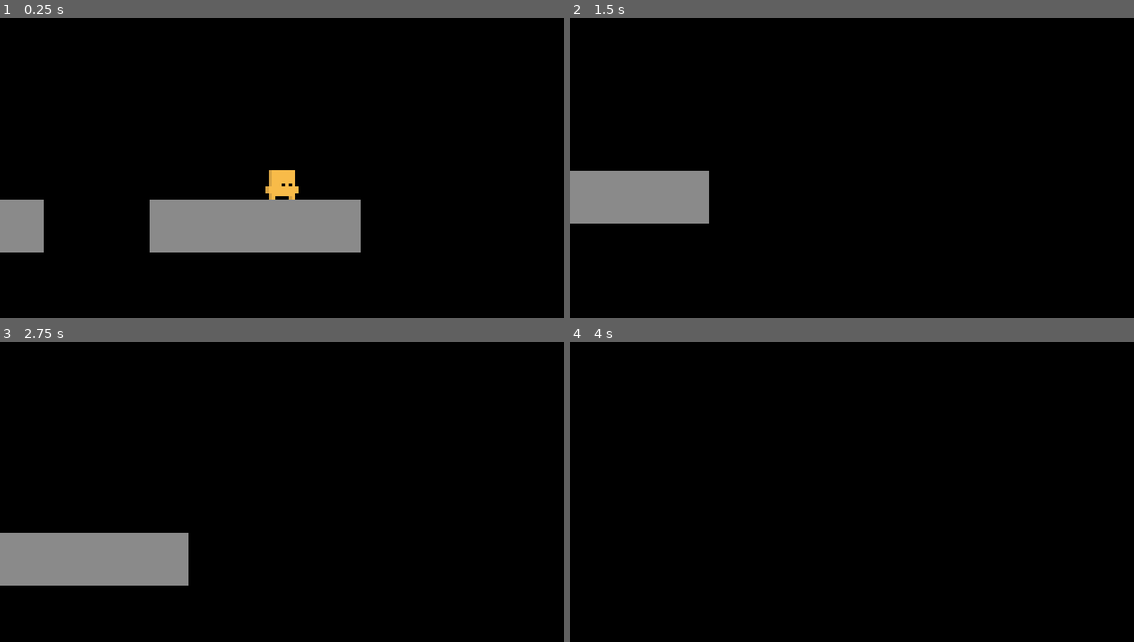
Above: before the commit, frames 1-4 (two rows, left to right).
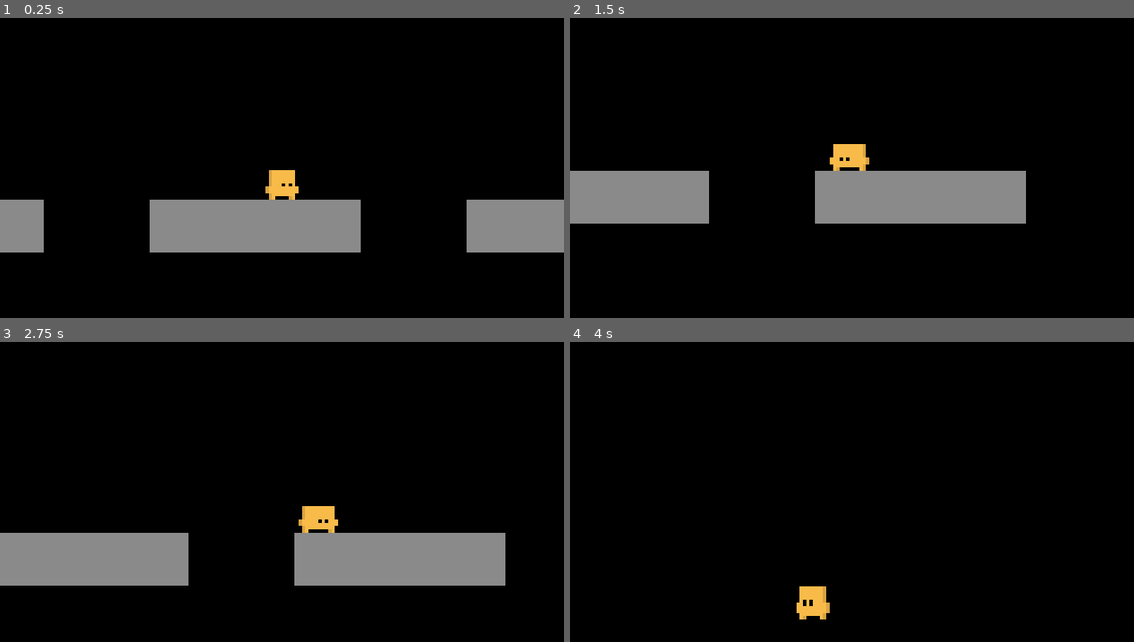
Above: after the commit, the same moments.

Repository: Nhoque3786/cubicalprototype
Game: Godot game, scene res://Levels/Testing Grounds/Platforms.tscn
Same seed, same stepped clock (60 frames per second), same inputs: the game is played once before the commit and once after it. This scene is started directly instead of the project's main scene.
Inputs:
- Up to frame 1 (0.25 s): no input
- Up to frame 2 (1.5 s): tap Enter at 0.5 s; hold D (move_right) 0.53-1.28 s; tap Space (jump) at 0.6, 0.77, 1.07 s; hold A (move_left) from 1.28 s (still down); tap K (cam_down) at 1.35 s
- Up to frame 3 (2.75 s): tap Space (jump) at 1.52, 1.55, 1.82, 2.3 s; release A (move_left) at 2.03 s; hold D (move_right) from 2.03 s (still down); tap P (cam_focus) at 2.1 s
- Up to frame 4 (4 s): tap J (cam_left) at 2.85 s; tap Space (jump) at 3.02, 3.05, 3.32, 3.77, 3.8 s; release D (move_right) at 3.53 s; hold A (move_left) from 3.53 s (still down); tap L (cam_right) at 3.6 s

The runs differ from the first frame. In frame 1, 3.0% of the frame differs, in the area x 82-100%, y 60-79%; in frame 2, 7.1%, in the area x 43-81%, y 42-69%; in frame 3, 7.1%; in frame 4, 0.5%.

Commit message:
A lot of Refactoring and Optimizations, woah Optimize Hyprsnap handling, improve depth prioritization, cache frequently used queries, enhance animator efficiency, and refine logic across player and camera systems.

Diff:
--- a/Levels/Testing Grounds/Platforms.tscn
+++ b/Levels/Testing Grounds/Platforms.tscn
@@ -32,7 +32,6 @@
 environment = SubResource("Environment_18icj")
 
 [node name="Camera" parent="." unique_id=13397179 node_paths=PackedStringArray("target") instance=ExtResource("4_c6uyu")]
-transform = Transform3D(1, 0, 0, 0, 1, 0, 0, 0, 1, 0, 1, 7)
+transform = Transform3D(1, 0, 0, 0, 1, 0, 0, 0, 1, 0, 1, 11)
 target = NodePath("../Level/Cubic")
 radius = 16.0
-orthographic_size = 6.0
--- a/Things/Camera/Script/camera.gd
+++ b/Things/Camera/Script/camera.gd
@@ -24,6 +24,7 @@
 func _ready() -> void:
 	process_mode = PROCESS_MODE_ALWAYS
 	spring_arm.spring_length = radius
+	spring_arm.collision_mask = 0
 	actual_camera.projection = Camera3D.PROJECTION_ORTHOGONAL
 	actual_camera.size = orthographic_size
 
@@ -68,8 +69,7 @@
 	pan_offset = pan_offset.limit_length(pan_limit)
 
 	# If cubic moves, return the focus to him
-	var move_actions: Array[StringName] = [&"move_left", &"move_right", &"jump"]
-	if move_actions.any(Input.is_action_just_pressed):
+	if Input.is_action_just_pressed(&"move_left") or Input.is_action_just_pressed(&"move_right") or Input.is_action_just_pressed(&"jump"):
 		pan_offset = Vector3.ZERO
 
 func _update_rig_pos(delta: float) -> void:
--- a/Things/Hyprcore/Hyprsnap.gd
+++ b/Things/Hyprcore/Hyprsnap.gd
@@ -31,14 +31,15 @@
 	else:
 		# If grid fails, fall back to raycasting against any solid geometry.
 		var hits: Array[Dictionary] = []
+		var query := PhysicsRayQueryParameters3D.create(origin, origin, core.collision_mask)
+		query.exclude = [body.get_rid()]
+		query.hit_from_inside = true
 
 		for v_off in core.vertical_offsets:
 			var start: Vector3 = origin + Vector3(0, v_off, 0)
 			for dir in [1.0, -1.0]:
-				var target: Vector3 = start + depth_direction * dir * core.max_distance
-				var query: PhysicsRayQueryParameters3D = PhysicsRayQueryParameters3D.create(start, target, core.collision_mask)
-				query.exclude = [body.get_rid()]
-				query.hit_from_inside = true
+				query.from = start
+				query.to = start + depth_direction * dir * core.max_distance
 
 				var result: Dictionary = space_state.intersect_ray(query)
 				if not result.is_empty():
@@ -100,11 +101,10 @@
 	var r_v: int = int(ceil(core.max_floor_snap_height / cell_size.y)) + 2
 	var r_d: int = core.search_depth_radius
 
-	# This is the clever bit: check which grid axis (X or Z) is currently aligned
-	# with the camera's depth, and adjust our search radius to be wide or deep.
+	# Determine which grid axis (X or Z) is the depth axis.
 	var x_is_depth: bool = abs(local_depth_dir.x) > abs(local_depth_dir.z)
-	var r_x: int = r_d if x_is_depth else r_h
-	var r_z: int = r_h if x_is_depth else r_d
+	var depth_dir_sign: float = local_depth_dir.x if x_is_depth else local_depth_dir.z
+	var depth_center: int = center_cell.x if x_is_depth else center_cell.z
 
 	var best_depth_offset: float = 0.0
 	var best_score: float = INF
@@ -112,10 +112,34 @@
 	var best_depth_distance: float = INF
 	var has_candidate: bool = false
 
-	for x in range(center_cell.x - r_x, center_cell.x + r_x + 1):
+	# Build the order in which to visit depth slices, based on priority:
+	# - NEAREST:    center first, then expand outward (+1, -1, +2, -2, ...)
+	# - FRONTMOST:  start from the front and walk backward
+	# - BEHINDMOST: start from the back and walk forward (default in air)
+	var depth_order: Array[int] = []
+	if priority == Hyprcore.DepthPriority.NEAREST:
+		depth_order.append(depth_center)
+		for i in range(1, r_d + 1):
+			depth_order.append(depth_center + i)
+			depth_order.append(depth_center - i)
+	elif priority == Hyprcore.DepthPriority.FRONTMOST:
+		var front: int = depth_center + r_d if depth_dir_sign >= 0.0 else depth_center - r_d
+		var step: int  = -1             if depth_dir_sign >= 0.0 else 1
+		for i in range(2 * r_d + 1):
+			depth_order.append(front + i * step)
+	else: # BEHINDMOST
+		var back: int = depth_center - r_d if depth_dir_sign >= 0.0 else depth_center + r_d
+		var step: int = 1              if depth_dir_sign >= 0.0 else -1
+		for i in range(2 * r_d + 1):
+			depth_order.append(back + i * step)
+
+	# Scan one depth slice at a time. Break the moment we find a valid candidate.
+	for d_val in depth_order:
 		for y in range(center_cell.y - r_v, center_cell.y + 2):
-			for z in range(center_cell.z - r_z, center_cell.z + r_z + 1):
-				var cell := Vector3i(x, y, z)
+			for h in range(-r_h, r_h + 1):
+				var cell: Vector3i = Vector3i(d_val, y, center_cell.z + h) if x_is_depth \
+								else Vector3i(center_cell.x + h, y, d_val)
+
 				if active_grid.get_cell_item(cell) == GridMap.INVALID_CELL_ITEM:
 					continue
 
@@ -132,7 +156,6 @@
 
 				var depth_offset: float = local_depth_dir.dot(local_cell_center - local_origin)
 				var depth_distance: float = abs(depth_offset)
-
 				var depth_position: float = local_depth_dir.dot(local_cell_center)
 				# Score prioritizes closeness on the 2D plane (horizontal + vertical).
 				var score: float = horizontal_distance * 10.0 + floor_distance
@@ -143,6 +166,9 @@
 					best_depth_distance = depth_distance
 					best_depth_offset = depth_offset
 					has_candidate = true
+
+		if has_candidate:
+			break # Early-out: found a valid slice, no need to search further!
 
 	if not has_candidate:
 		return null
--- a/Things/Player/Internals/PlayerAnimator.gd
+++ b/Things/Player/Internals/PlayerAnimator.gd
@@ -19,6 +19,25 @@
 var _is_blinking: bool = false
 const _BLINK_DURATION: float = 0.6
 
+var _cache_initialized: bool = false
+var _has_stretch_anim: bool = false
+var _has_squish_anim: bool = false
+var _has_fall_anim: bool = false
+var _has_walk_blink_anim: bool = false
+var _has_default_blink_anim: bool = false
+
+func _ready() -> void:
+	_cache_animations()
+
+func _cache_animations() -> void:
+	if animated_sprite and animated_sprite.sprite_frames:
+		_has_stretch_anim = animated_sprite.sprite_frames.has_animation(&"stretch")
+		_has_squish_anim = animated_sprite.sprite_frames.has_animation(&"squish")
+		_has_fall_anim = animated_sprite.sprite_frames.has_animation(&"fall")
+		_has_walk_blink_anim = animated_sprite.sprite_frames.has_animation(&"walk_blink")
+		_has_default_blink_anim = animated_sprite.sprite_frames.has_animation(&"default_blink")
+		_cache_initialized = true
+
 func update_animation(
 	h_vel: float,
 	v_vel: float,
@@ -30,6 +49,9 @@
 	delta: float
 ) -> void:
 	if not animated_sprite or not animated_sprite.sprite_frames: return
+
+	if not _cache_initialized:
+		_cache_animations()
 
 	_update_blink_timer(delta)
 
@@ -67,13 +89,13 @@
 
 		# Use stretch animation only for fast falling
 		if v_vel < -stretch_velocity_threshold:
-			if animated_sprite.sprite_frames.has_animation(&"stretch"):
+			if _has_stretch_anim:
 				animated_sprite.play(&"stretch")
-			elif animated_sprite.sprite_frames.has_animation(&"squish"):
+			elif _has_squish_anim:
 				animated_sprite.play(&"squish")
 		else:
 			# Near the apex of the jump or slow movement
-			if animated_sprite.sprite_frames.has_animation(&"fall"):
+			if _has_fall_anim:
 				animated_sprite.play(&"fall")
 			else:
 				animated_sprite.play(&"default")
@@ -100,6 +122,9 @@
 			_blink_timer = randf_range(blink_interval_min, blink_interval_max)
 
 func _get_blink_variant(base_anim: StringName, blink_anim: StringName) -> StringName:
-	if _is_blinking and animated_sprite.sprite_frames.has_animation(blink_anim):
-		return blink_anim
+	if _is_blinking:
+		if blink_anim == &"walk_blink" and _has_walk_blink_anim:
+			return blink_anim
+		elif blink_anim == &"default_blink" and _has_default_blink_anim:
+			return blink_anim
 	return base_anim
--- a/Things/Player/Internals/PlayerGhost.gd
+++ b/Things/Player/Internals/PlayerGhost.gd
@@ -16,6 +16,7 @@
 # Interval between occlusion raycasts (in seconds) to limit frequency.
 @export var raycast_interval: float = 0.05
 var _time_since_last_raycast: float = 0.0
+var _ray_query: PhysicsRayQueryParameters3D
 
 func _ready() -> void:
 	player = get_parent() as Player
@@ -28,6 +29,8 @@
 		push_warning("PlayerGhost: no AnimatedSprite3D found on the player; ghost disabled.")
 		return
 	_build_ghost()
+	_ray_query = PhysicsRayQueryParameters3D.create(Vector3.ZERO, Vector3.ZERO, occluder_mask)
+	_ray_query.exclude = [player.get_rid()]
 
 func _build_ghost() -> void:
 	if source_sprite.has_node("Ghost"):
@@ -53,15 +56,16 @@
 	if ghost == null or source_sprite == null:
 		return
 
-	# Mirror Cubic's current pose.
-	ghost.animation = source_sprite.animation
-	ghost.frame = source_sprite.frame
-	ghost.flip_h = source_sprite.flip_h
-
 	_time_since_last_raycast += delta
 	if _time_since_last_raycast >= raycast_interval:
 		_time_since_last_raycast = 0.0
 		ghost.visible = _is_occluded()
+
+	# Mirror Cubic's current pose ONLY if visible.
+	if ghost.visible:
+		ghost.animation = source_sprite.animation
+		ghost.frame = source_sprite.frame
+		ghost.flip_h = source_sprite.flip_h
 
 func _is_occluded() -> bool:
 	var cam: Camera3D = null
@@ -76,7 +80,8 @@
 	var target: Vector3 = player.global_position + Vector3.UP * aim_height
 	var screen_pos: Vector2 = cam.unproject_position(target)
 	var ray_origin: Vector3 = cam.project_ray_origin(screen_pos)
-	var query := PhysicsRayQueryParameters3D.create(ray_origin, target, occluder_mask)
-	query.exclude = [player.get_rid()]
 
-	return not space_state.intersect_ray(query).is_empty()
+	_ray_query.from = ray_origin
+	_ray_query.to = target
+
+	return not space_state.intersect_ray(_ray_query).is_empty()
--- a/Things/Player/Internals/PlayerMovement.gd
+++ b/Things/Player/Internals/PlayerMovement.gd
@@ -9,11 +9,16 @@
 var jump_timer: float = 0.0
 var jump_buffer_timer: float = 0.0
 var is_preparing_jump: bool = false
+var _cached_h_dir: Vector3 = Vector3.ZERO
 
 func _ready() -> void:
 	player = get_parent() as Player
+	update_cached_directions()
 
-func get_screen_horizontal_dir() -> Vector3:
+func update_cached_directions() -> void:
+	_cached_h_dir = _compute_screen_horizontal_dir()
+
+func _compute_screen_horizontal_dir() -> Vector3:
 	var cam: Camera3D = null
 	if player.hyprcore != null:
 		cam = player.hyprcore.get_camera()
@@ -32,6 +37,11 @@
 		return local_x * sign(local_x.dot(screen_right))
 	else:
 		return local_z * sign(local_z.dot(screen_right))
+
+func get_screen_horizontal_dir() -> Vector3:
+	if _cached_h_dir == Vector3.ZERO:
+		update_cached_directions()
+	return _cached_h_dir
 
 func update_coyote_time(delta: float) -> void:
 	if player.is_on_floor():
--- a/Things/Player/Internals/player.gd
+++ b/Things/Player/Internals/player.gd
@@ -158,6 +158,8 @@
 	# The level (our parent) just spun; cancel the inherited rotation so the
 	# thin side of the collision box keeps facing the camera.
 	_align_to_world()
+	if movement:
+		movement.update_cached_directions()
 	if hyprcore:
 		hyprcore.snap_to_grid(self, true)
 
